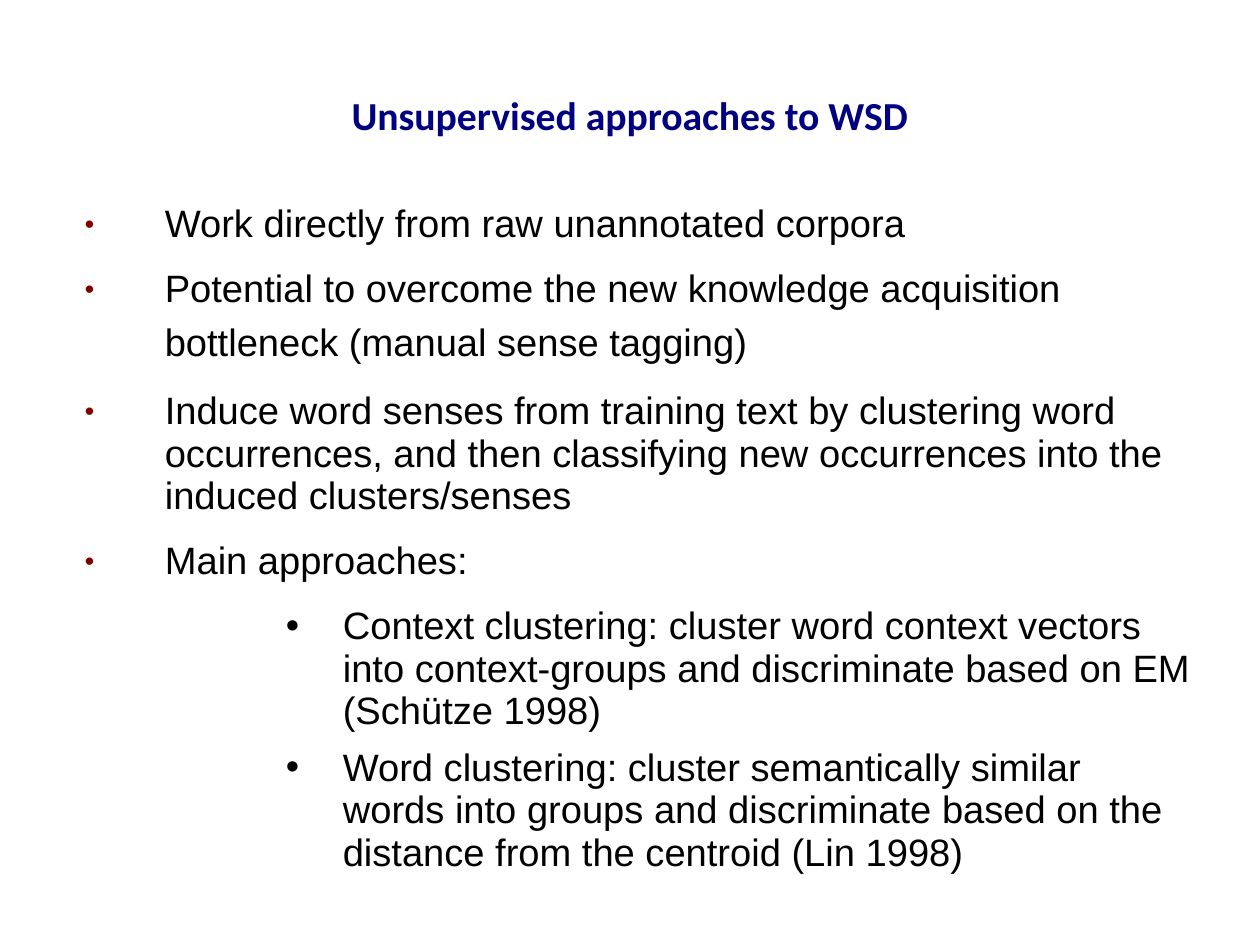
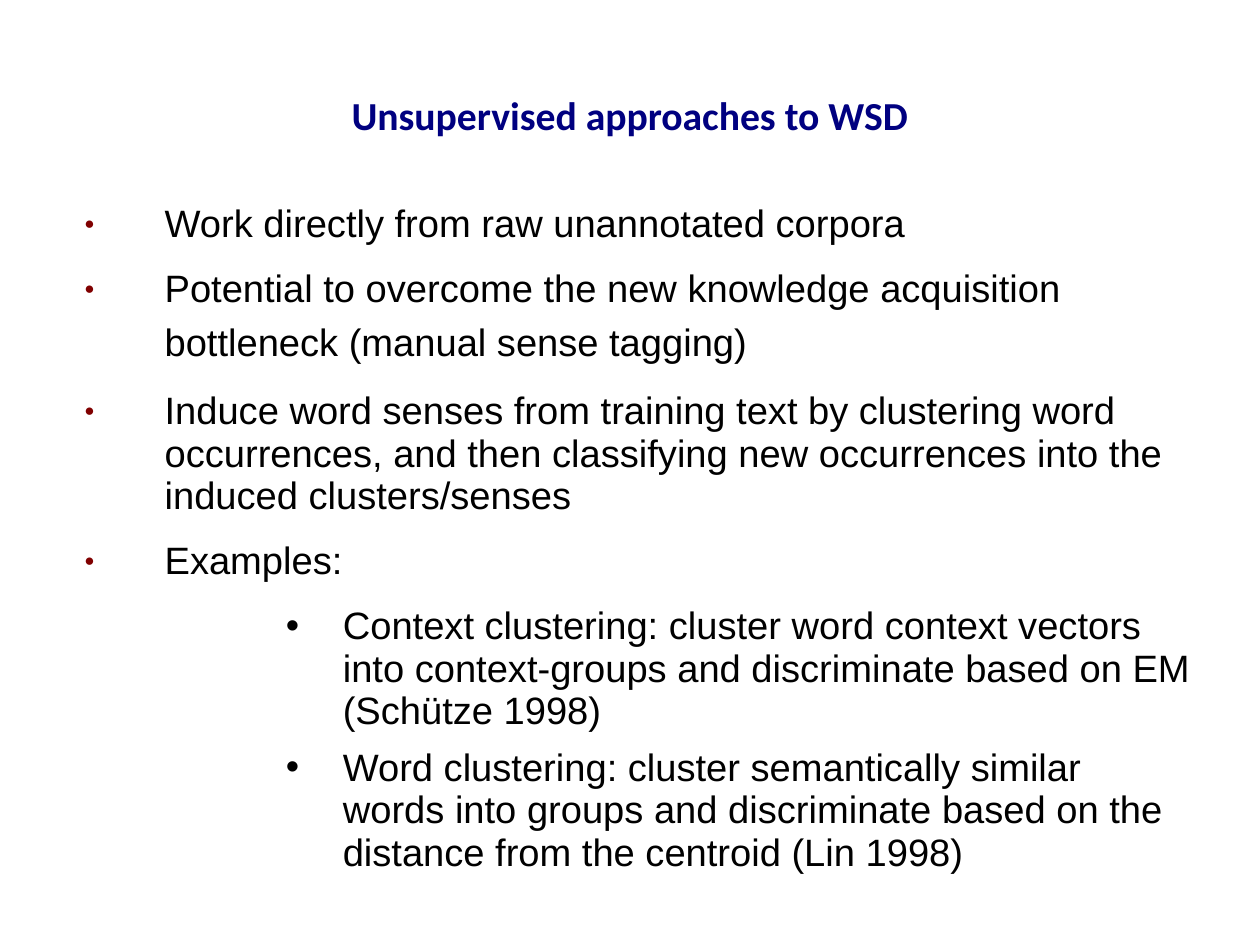
Before and after one commit to prodanovic/WSD-PDT, a slide deck: slide 5 of docs/thesis presentation.ppt. Drawn at 1260x945 pixels with LibreOffice and Linux fonts; fonts in the diff are those of the drawing; background and template pictures are left out. Boxes give left, top, right and bottom in pixels: in the first picture for what was removed or moved away, otherwise in the second. Text is boxed around its words. In the diff, an @@ line names an element or a change of style, - is before the commit and + after.

```diff
--- a/docs/thesis presentation.ppt
+++ b/docs/thesis presentation.ppt
@@ text at <box>165,546,343,582</box>: text changed @@
-● Main approaches:
+● Examples:
```
Also in this commit, not shown: 5 other slides changed, 1 slide added, 4 slides removed.
